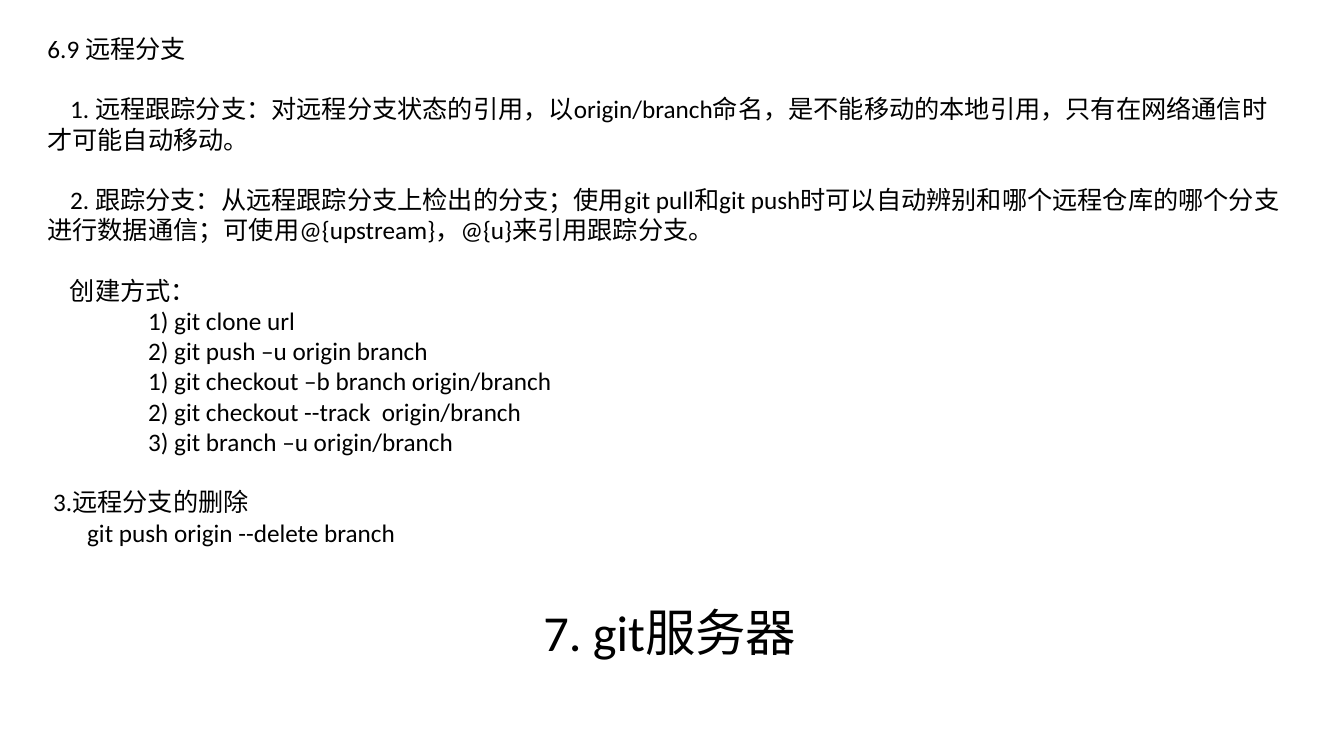
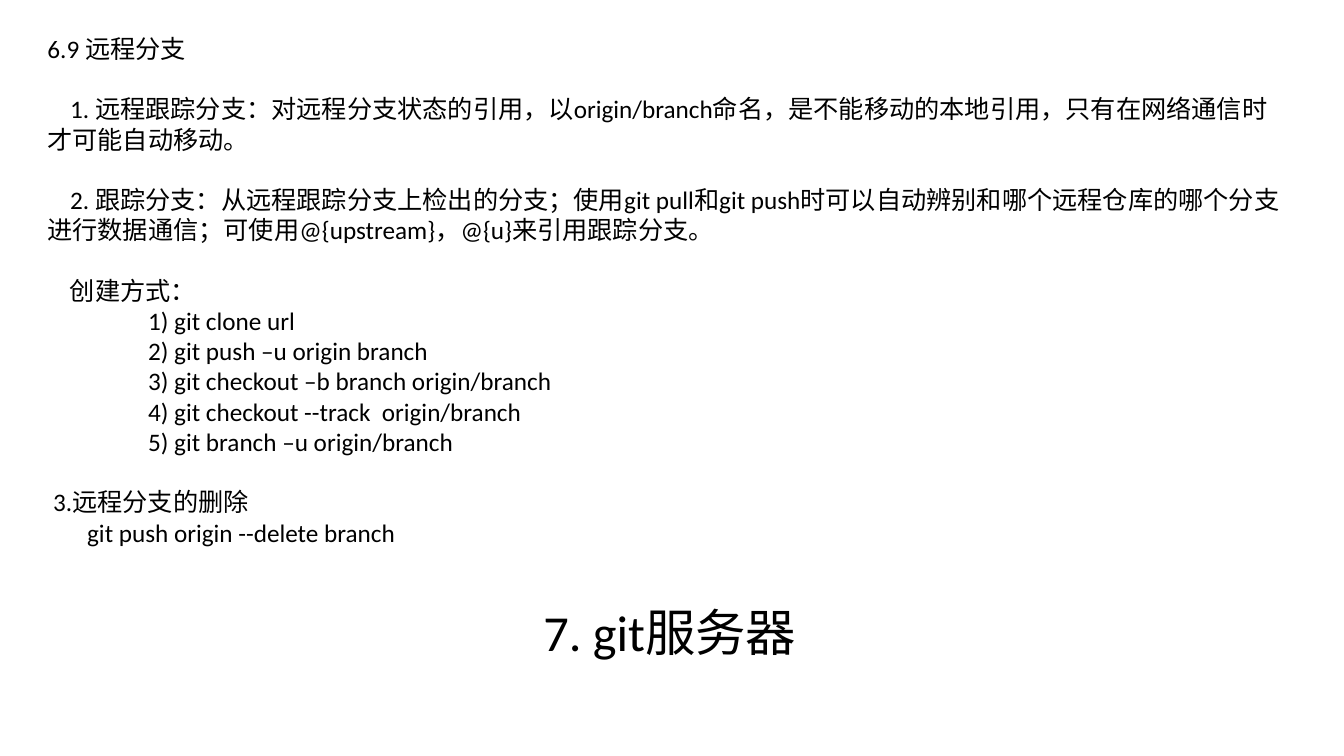
Before and after one commit to liupengpeng2016/share, a slide deck: slide 15 of git使用详解/git.pptx. Drawn at 1344x756 pixels with LibreOffice and Linux fonts; fonts in the diff are those of the drawing. Boxes give left, top, right and bottom in pixels: in the first picture for what was removed or moved away, otherwise in the second. Text is boxed around its words. In the diff, an @@ line names an element or a change of style, - is before the commit and + after.

```diff
--- a/git使用详解/git.pptx
+++ b/git使用详解/git.pptx
@@ text at <box>148,372,551,456</box>: text changed @@
-1) git checkout –b branch origin/branch
-2) git checkout --track origin/branch
-3) git branch –u origin/branch
+3) git checkout –b branch origin/branch
+4) git checkout --track origin/branch
+5) git branch –u origin/branch
```
Also in this commit, not shown: 4 other slides changed.
